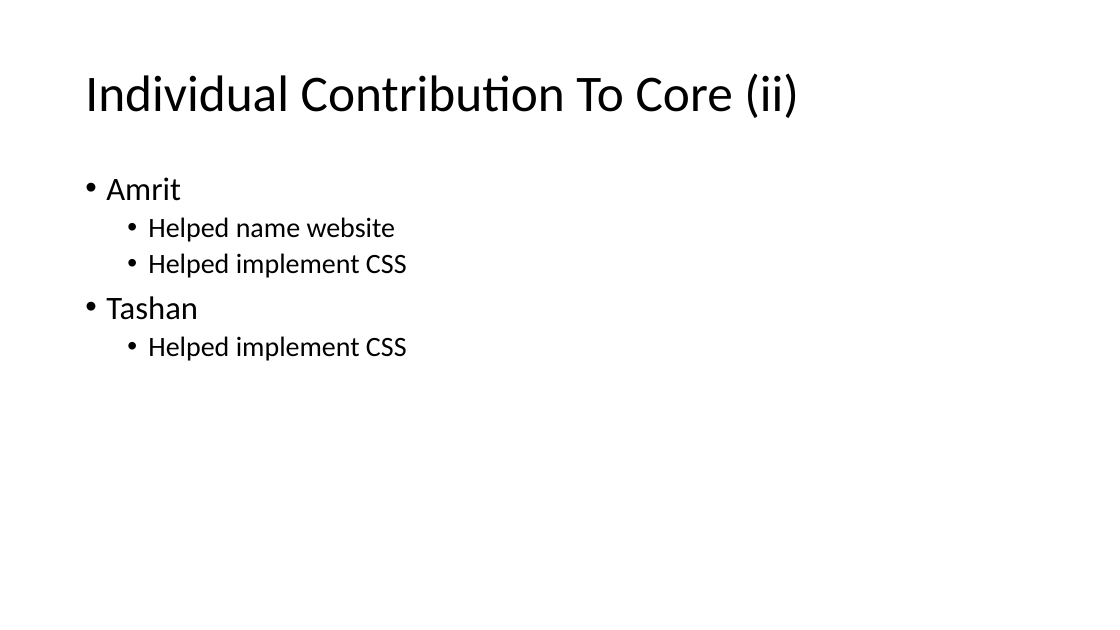
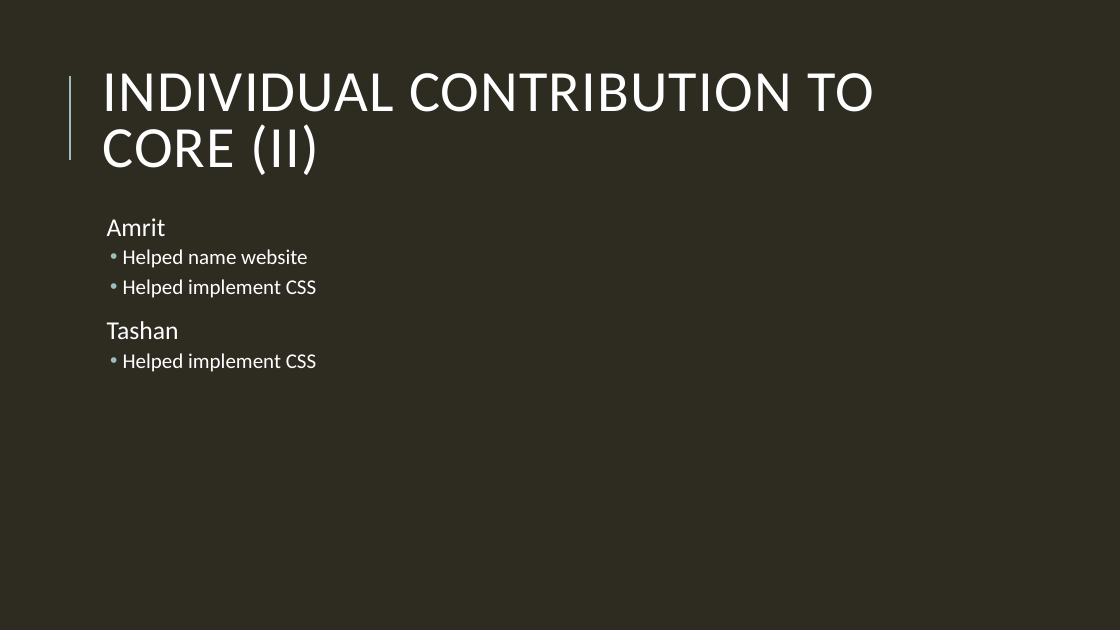
Before and after one commit to HamzaB93/UWL_Level5_Team_Project, a slide deck: slide 11 of Group_Docs/Team_Presentation_Group2.pptx (slide 12 before the commit). Drawn at 1120x630 pixels with LibreOffice and Linux fonts; fonts in the diff are those of the drawing. Boxes give left, top, right and bottom in pixels: in the first picture for what was removed or moved away, otherwise in the second. Text is boxed around its words. In the diff, an @@ line names an element or a change of style, - is before the commit and + after.

Commit message:
Hamza CORE: Added presentation.

```diff
--- a/Group_Docs/Team_Presentation_Group2.pptx
+++ b/Group_Docs/Team_Presentation_Group2.pptx
@@ background #FFFFFF to #2E2B21 @@
@@ line added from (70, 160) to (70, 76), #9CBEBD 1.5 pt @@
@@ title at (102,73,874,175): text changed; size 44 to 50 pt; text colour #000000 to #FFFFFF @@
-Individual Contribution To Core (ii)
+INDIVIDUAL CONTRIBUTION TO CORE (II)
@@ text "Amrit": place and size @@
-text "Amrit" at (106,177,407,361)
+text "Amrit" at (107,218,316,372)
@@ text "Amrit" at (107,218,316,372): size 28 to 22 pt in "Amrit", "Tashan"; text colour #000000 to #FFFFFF; size 24 to 18 pt in "Helped name website", "Helped implement CSS", "Helped implement CSS"; bullet • to  ; more space between paragraphs; indent changed @@
```
Also in this commit, not shown: 11 other slides changed, 1 slide removed.
